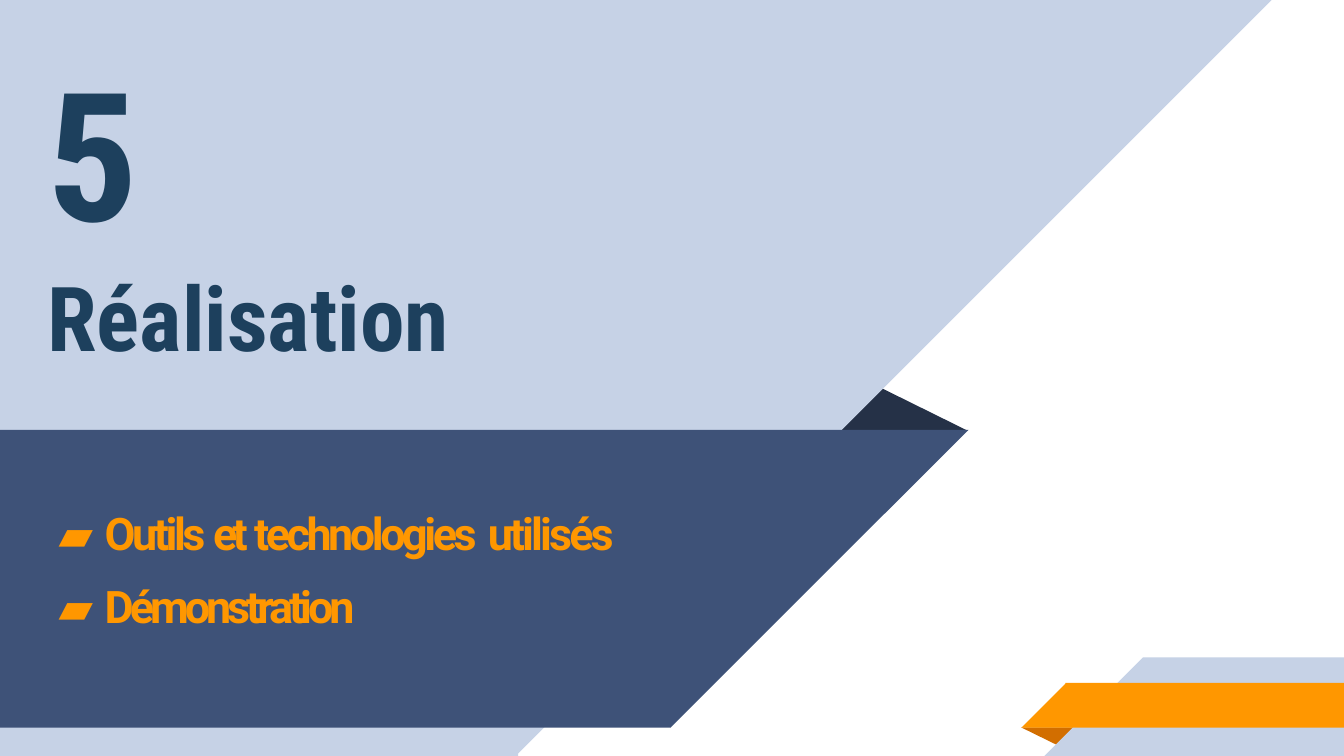
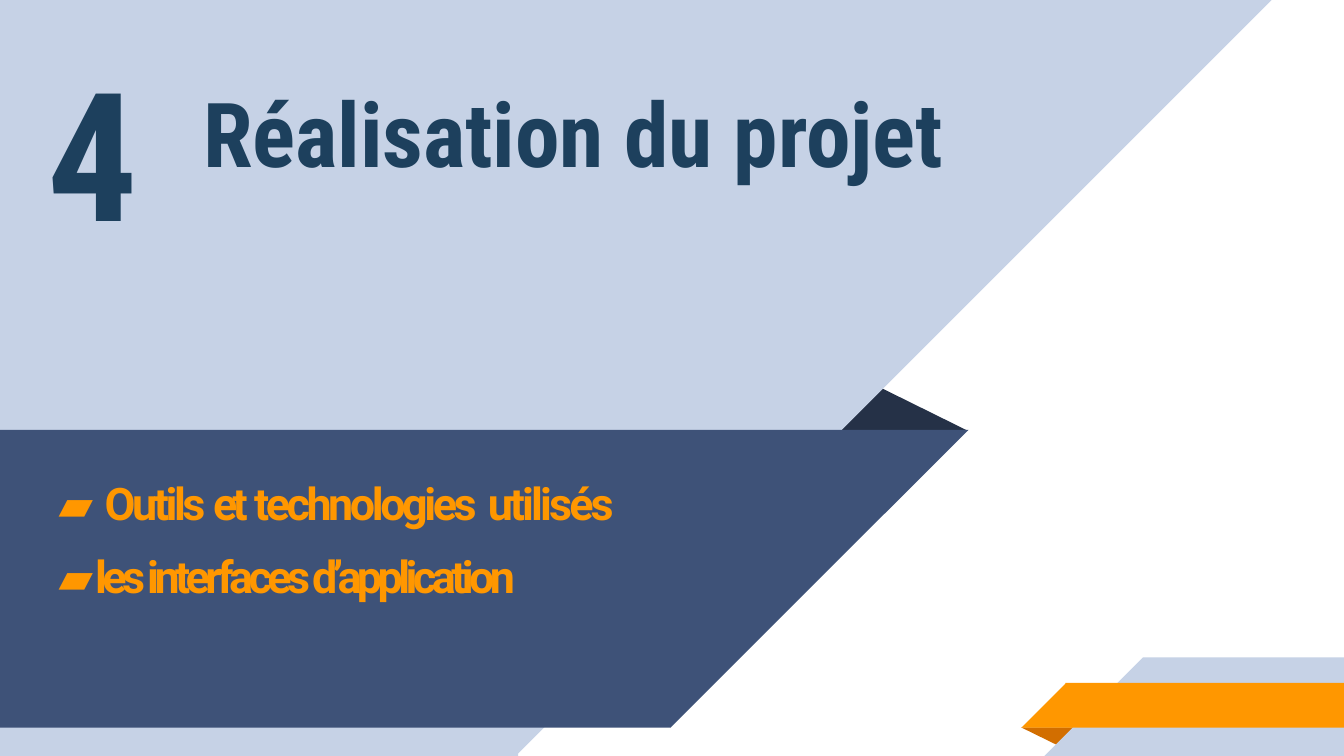
Before and after one commit to hosnidotech123/dashboard_pfe, a slide deck: slide 25 of stage pfe.pptx (slide 29 before the commit). Drawn at 1344x756 pixels with LibreOffice and Linux fonts; fonts in the diff are those of the drawing. Boxes give left, top, right and bottom in pixels: in the first picture for what was removed or moved away, otherwise in the second. Text is boxed around its words. In the diff, an @@ line names an element or a change of style, - is before the commit and + after.

```diff
--- a/stage pfe.pptx
+++ b/stage pfe.pptx
@@ title removed at bbox=[47, 93, 448, 352] @@
-5
-Réalisation
@@ title added at bbox=[47, 93, 138, 221], 96 pt, text #1D405D, bold @@
+4
@@ text added at bbox=[203, 100, 943, 186], 48 pt, text #1D405D, bold @@
+Réalisation du projet
@@ text "▰ Outils et technologies utilisés": place and size @@
-text "▰ Outils et technologies utilisés" at bbox=[105, 516, 614, 624]
+text "▰ Outils et technologies utilisés" at bbox=[95, 486, 614, 602]
@@ text at bbox=[95, 559, 515, 602]: text changed @@
-▰ Démonstration
+▰ les interfaces d’application
```
Also in this commit, not shown: 18 other slides changed, 7 slides added, 11 slides removed, 4 other files.
